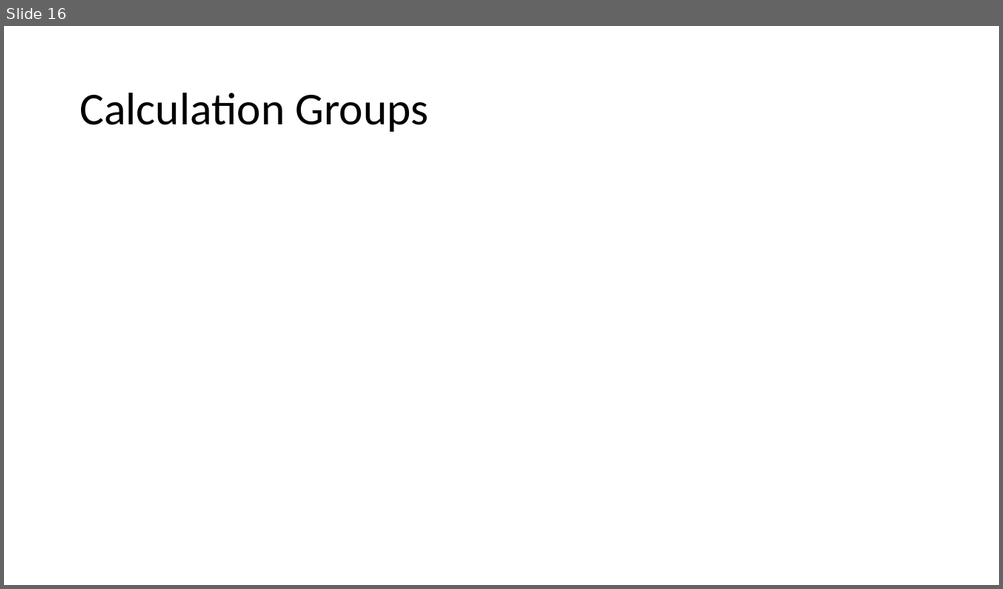
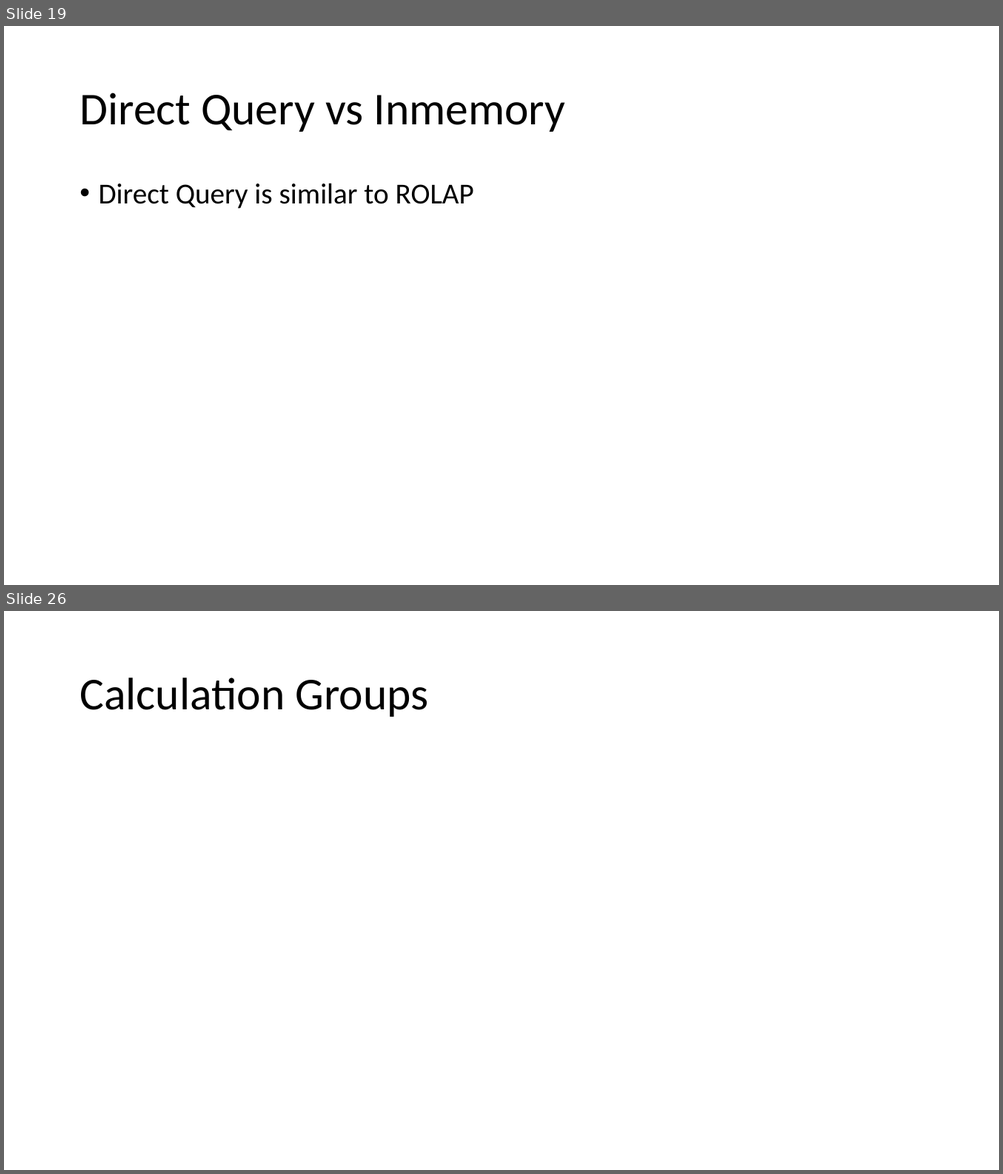
Before and after one commit to LukasSteindl/tabularmodelforfinance, a slide deck: Slides.pptx. Shown one above the other, each under a label of ours: slide 16 before the commit, slides 19 and 26 after it; the slides between them are not shown. The pictures are 1003x589 and 1003x1174 pixels, drawn with LibreOffice and Linux fonts; fonts in the diff are those of the drawing. Boxes give left, top, right and bottom in pixels: in the first picture for what was removed or moved away, otherwise in the second. Text is boxed around its words. In the diff, an @@ line names an element or a change of style, - is before the commit and + after.

```diff
--- a/Slides.pptx
+++ b/Slides.pptx
@@ slide 19 added at bbox=[4, 26, 999, 585], background #FFFFFF @@
@@ title added at bbox=[79, 93, 566, 132], 44 pt, text #000000 @@
+Direct Query vs Inmemory
@@ text added at bbox=[99, 183, 474, 209], 28 pt, text #000000 @@
+• Direct Query is similar to ROLAP
@@ what was slide 16 is now slide 26 @@
```
Also in this commit, not shown: 1 slide changed, 10 other slides added, 1 slide removed.
